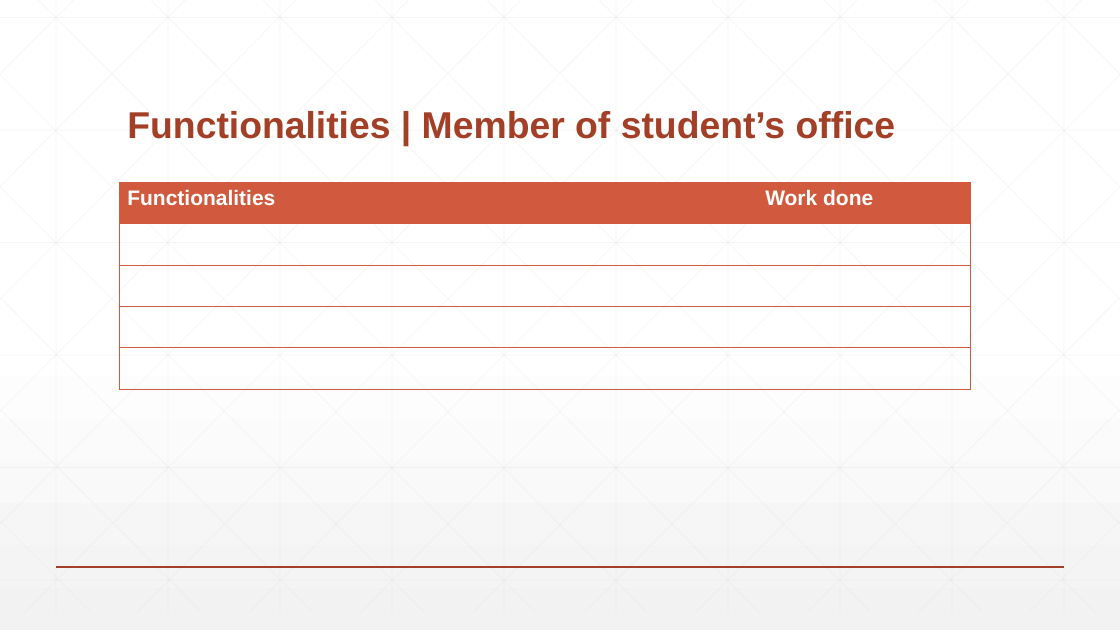
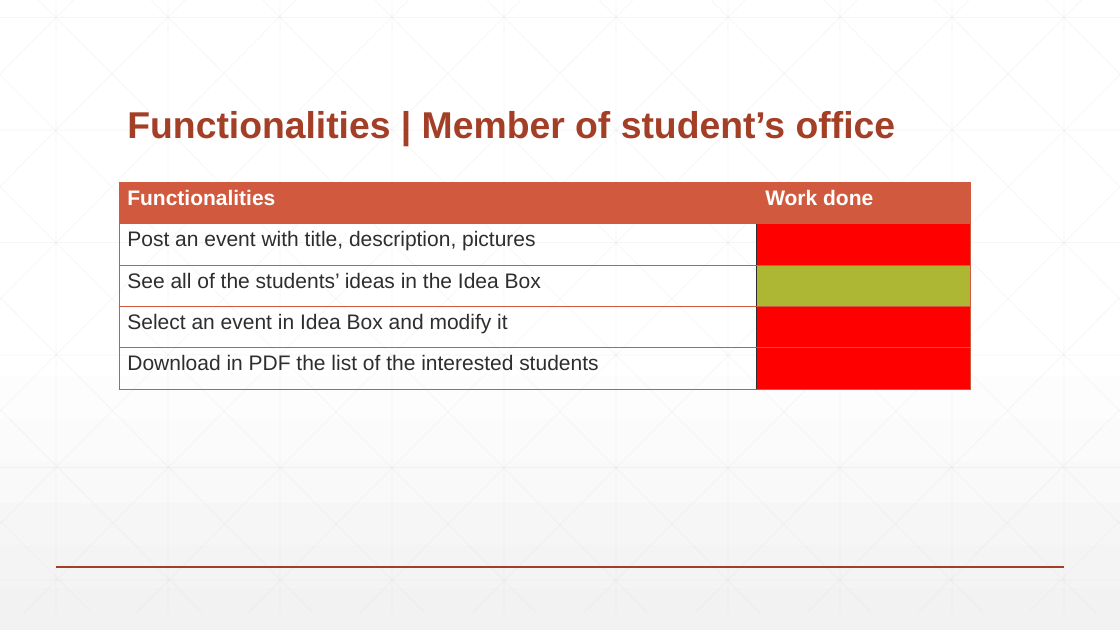
Before and after one commit to PaulFICOT/CESI_A2_Web_G2, a slide deck: slide 10 of Présentation/Web Project.pptx. Drawn at 1120x630 pixels with LibreOffice and Linux fonts; fonts in the diff are those of the drawing. Boxes give left, top, right and bottom in pixels: in the first picture for what was removed or moved away, otherwise in the second. Text is boxed around its words. In the diff, an @@ line names an element or a change of style, - is before the commit and + after.

```diff
--- a/Présentation/Web Project.pptx
+++ b/Présentation/Web Project.pptx
@@ table at box(119, 182, 970, 390) @@
@@ borders changed @@
@@ table added at box(119, 182, 970, 390), 5 rows, 2 columns @@
+Functionalities | Work done
+Post an event with title, description, pictures | 
+See all of the students’ ideas in the Idea Box | 
+Select an event in Idea Box and modify it | 
+Download in PDF the list of the interested students | 
```
Also in this commit, not shown: 3 other slides changed.
